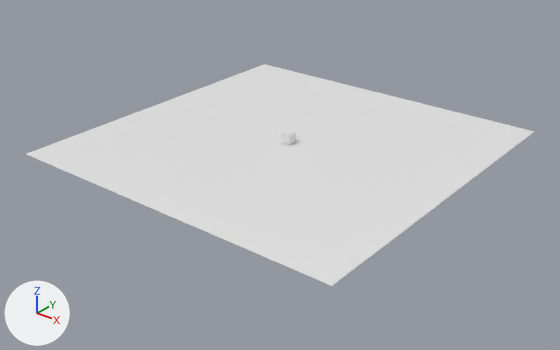
An edit to the Blender file game.blend, drawn before and after from the same camera.
Both versions are drawn from a 50 mm camera at (85.0, -108.8, 59.8) aimed at (0.9, -3.7, -5.3). Arrows for +X, +Y and +Z are at lower left; the lights stay in place.
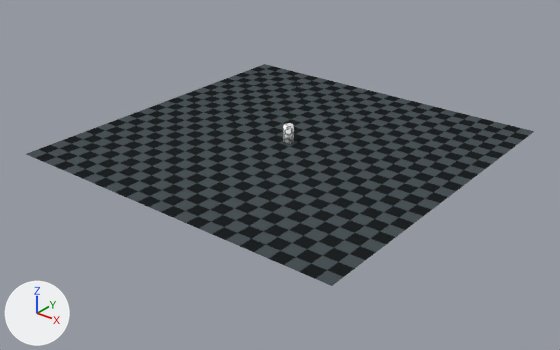
Edits to the bpy script that builds the scene:
```text
Add mat_matfloor:
    mat_matfloor = bpy.data.materials.new('matFloor')
    # nodes: BsdfDiffuse, OutputMaterial, TexChecker, TexCoord
    # colours: black #1e2223, dark grey #4a5256
Add mat_matplayerplaceholder:
    mat_matplayerplaceholder = bpy.data.materials.new('matPlayerPlaceholder')
    # nodes: BsdfPrincipled, Math, OutputMaterial, TexVoronoi
Change me_plane:
    where me_plane.from_pydata(...)  # 4 vertices, 1 face; spans x -1.0..1.0, y -1.0..1.0, z 0.0
    remove me_plane.materials.append(mat_material_001)  # white #e7e7e7
    add me_plane.materials.append(mat_matfloor)
Add me_cylinder:
    me_cylinder.from_pydata(...)  # a 32-sided cylinder along z spanning x -1.0..1.0, y -1.0..1.0, z -1.0..1.0
    me_cylinder.polygons.foreach_set('use_smooth', [True] * 34)
    me_cylinder.materials.append(mat_matplayerplaceholder)
Remove ob_cube:
    ob_cube = bpy.data.objects.new('Cube', me_cube)
    ob_cube.location = (0.0, 0.0, 1.1)
Add ob_playerplaceholder:
    ob_playerplaceholder = bpy.data.objects.new('playerPlaceholder', me_cylinder)
    ob_playerplaceholder.location = (0.0, 0.0, 1.9)
    ob_playerplaceholder.scale = (1.0, 1.0, 1.66)
```

Boxes (x1, y1, x2, y2) around the edits, measured in the pictures (560 x 350 px):
'Plane', recoloured (white to grey): (27, 64, 535, 286) in both
'playerPlaceholder', added: after (283, 123, 294, 143)
'Cube', deleted: before (281, 130, 296, 145)
